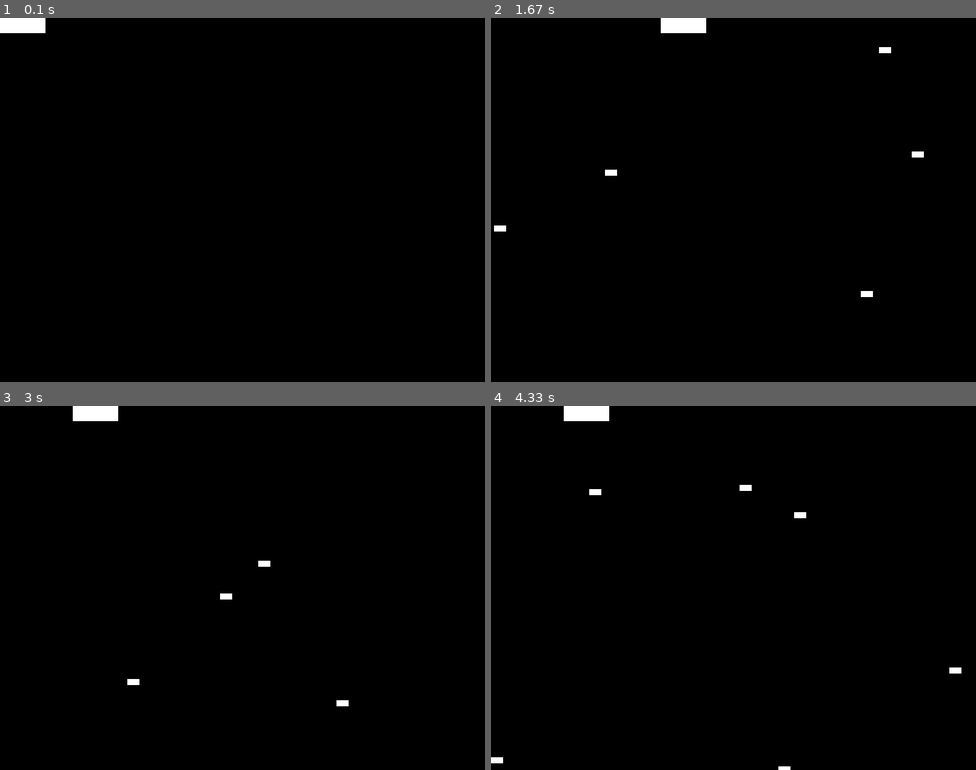
Above: before the commit, frames 1-4 (two rows, left to right).
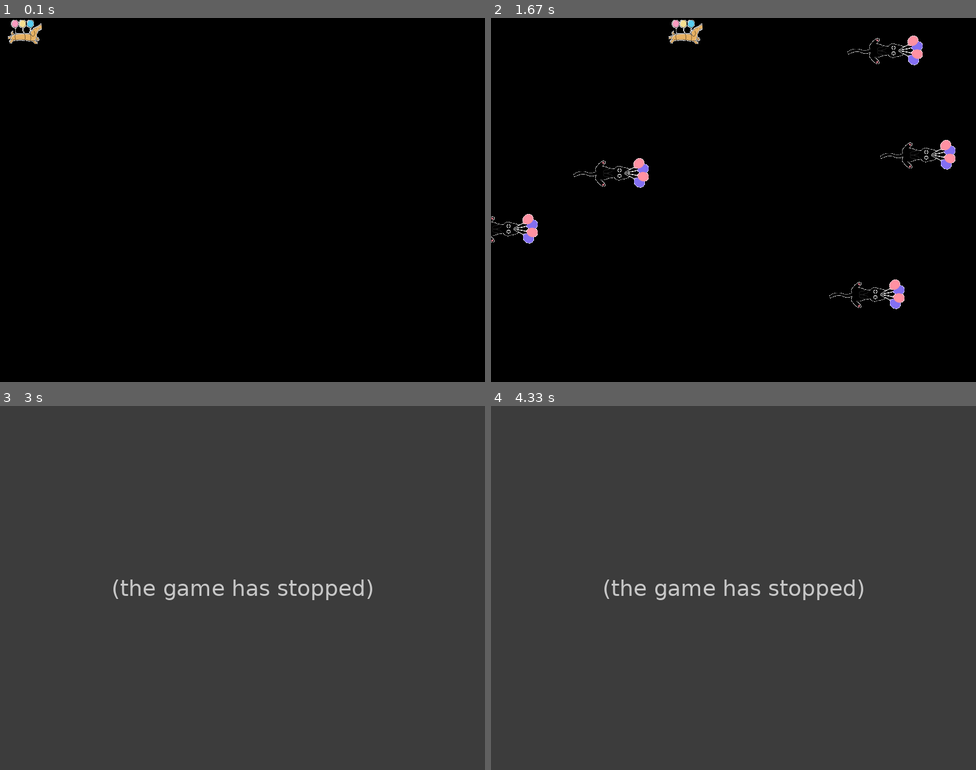
Above: after the commit, the same moments.

Repository: mikearino/quick_pygame
Game: pygame game, started from main.py
The game is run twice, just before and just after one commit, with the same random seed, the same clock (stepped at 60 frames per second) and the same inputs.
Inputs:
- Up to frame 1 (0.1 s): no input
- Up to frame 2 (1.67 s): hold Right 0.33-0.8 s; hold Up 0.83-1.13 s; hold Right 1.17-1.63 s
- Up to frame 3 (3 s): hold Left 1.67-2.2 s
- Up to frame 4 (4.33 s): no input

The runs differ from the first frame. In frame 1, 0.5% of the frame differs, in the area x 0-10%, y 0-8%; in frame 2, 2.1%; in frame 3, 100%, in the area x 0-100%, y 0-100%; in frame 4, 100%.
After the commit the program exited at 2.32 s; later frames show no game.

Commit message:
add dogs and cats

Diff:
--- a/main.py
+++ b/main.py
@@ -7,6 +7,7 @@
 # Import pygame.locals for easier access to key coordinates
 # Updated to conform to flake8 and black standards
 from pygame.locals import (
+    RLEACCEL,
     K_UP,
     K_DOWN,
     K_LEFT,
@@ -25,8 +26,8 @@
 class Player(pygame.sprite.Sprite):
     def __init__(self):
         super(Player, self).__init__()
-        self.surf = pygame.Surface((75, 25))
-        self.surf.fill((255, 255, 255))
+        self.surf = pygame.image.load("jet.png")
+        self.surf.set_colorkey((255, 255, 255), RLEACCEL)
         self.rect = self.surf.get_rect()
 
     def update(self, pressed_keys):
@@ -53,8 +54,8 @@
 class Enemy(pygame.sprite.Sprite):
     def __init__(self):
         super(Enemy, self).__init__()
-        self.surf = pygame.Surface((20, 10))
-        self.surf.fill((255, 255, 255))
+        self.surf = pygame.image.load("missile.png").convert()
+        self.surf.set_colorkey((255, 255, 255), RLEACCEL)
         self.rect = self.surf.get_rect(
             center=(
                 random.randint(SCREEN_WIDTH + 20, SCREEN_WIDTH + 100),
@@ -129,6 +130,12 @@
     for entity in all_sprites:
         screen.blit(entity.surf, entity.rect)
 
+    #Check if any enemies have collided with player
+    if pygame.sprite.spritecollideany(player, enemies):
+        #if so remove player and stop loop
+        player.kill()
+        running = False
+
     # Draw the player on the screen
     screen.blit(player.surf, player.rect)
 
Binary file added: jet.png
Binary file added: missile.png
